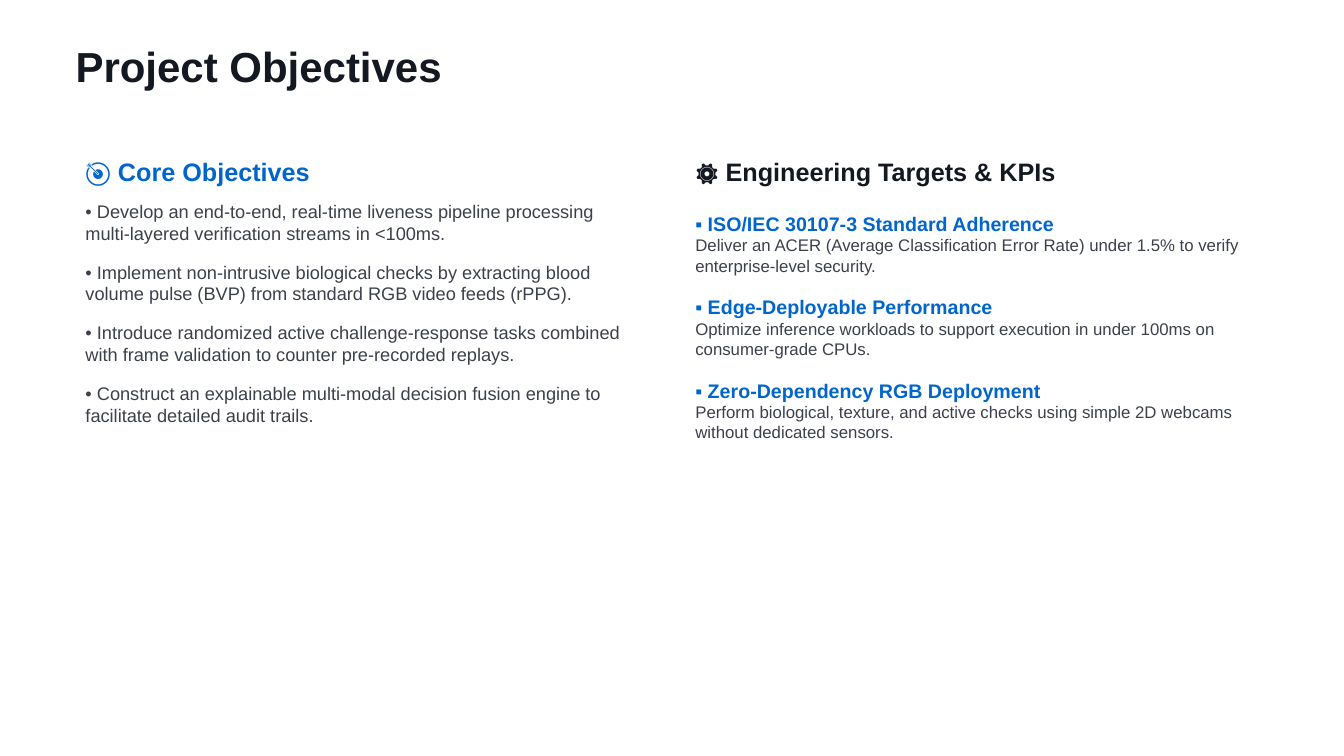
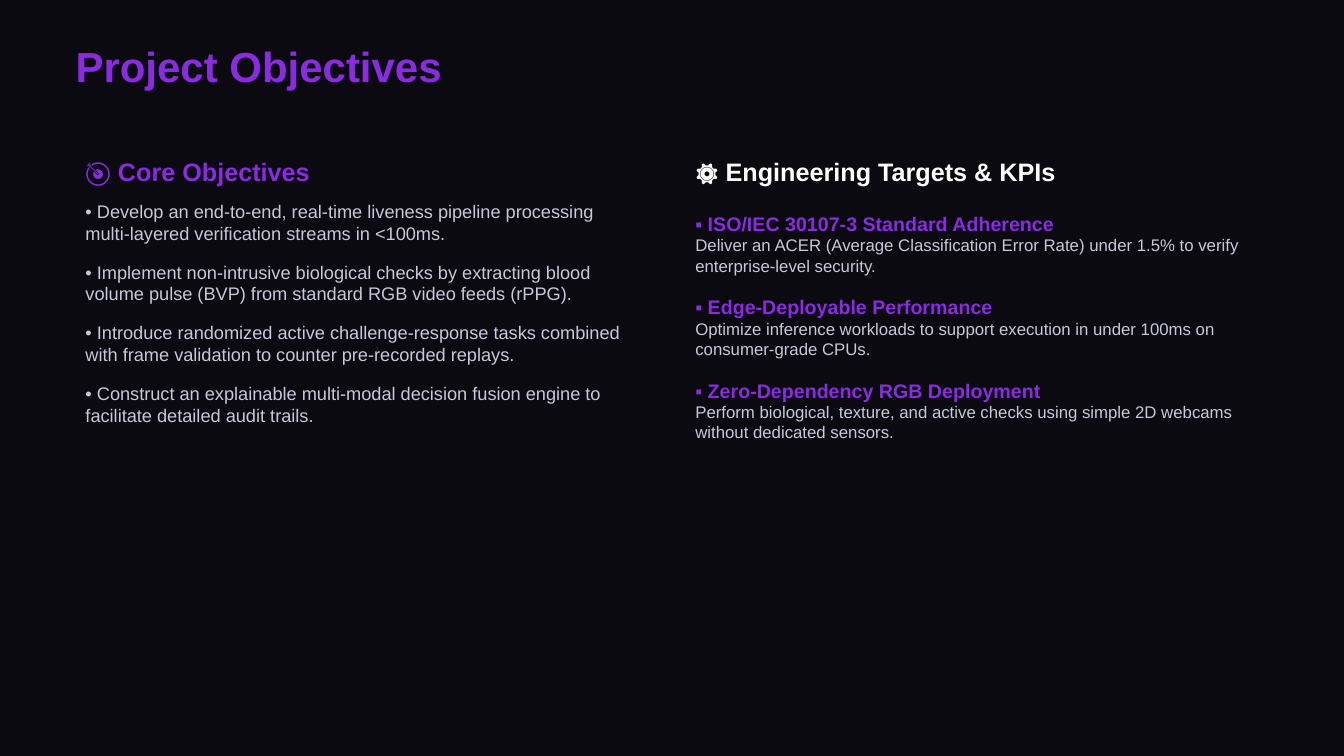
Before and after one commit to sthavirpunwatkar/SHIELD-Secure-Human-Identity-Liveness-Evaluation-Detection, a slide deck: slide 2 of reports/cdac_project_review.pptx. Drawn at 1344x756 pixels with LibreOffice and Linux fonts; fonts in the diff are those of the drawing. Boxes give left, top, right and bottom in pixels: in the first picture for what was removed or moved away, otherwise in the second. Text is boxed around its words. In the diff, an @@ line names an element or a change of style, - is before the commit and + after.

Commit message:
Revert "docs: Change presentation theme to minimal office white, adding bounded pictures on the right side"
This reverts commit 8804d2d124e5f92f57e4803d180f0205777603bb.

```diff
--- a/reports/cdac_project_review.pptx
+++ b/reports/cdac_project_review.pptx
@@ background #FFFFFF to #0A0A10 @@
@@ text "Project Objectives" at (76,51,441,90): text colour #141821 to #8A2BE2 @@
@@ text "🎯 Core Objectives" at (85,162,620,422): text colour #0066CC to #8A2BE2 in "🎯 Core Objectives"; text colour #3C404B to #C8C8DC @@
@@ text "⚙️ Engineering Targets & KPIs" at (695,162,1238,438): text colour #141821 to #FFFFFF in "⚙️ Engineering Targets & KPIs"; text colour #0066CC to #8A2BE2 in "▪️ ISO/IEC 30107-3 Standard Adherence", "▪️ Edge-Deployable Performance", "▪️ Zero-Dependency RGB Deployment"; text colour #3C404B to #C8C8DC in "Deliver an ACER (Average Classification Error Rate) ...", "Optimize inference workloads to support execution in ...", "Perform biological, texture, and active checks using ..." @@
```
Also in this commit, not shown: 6 other slides changed, 4 other files.
